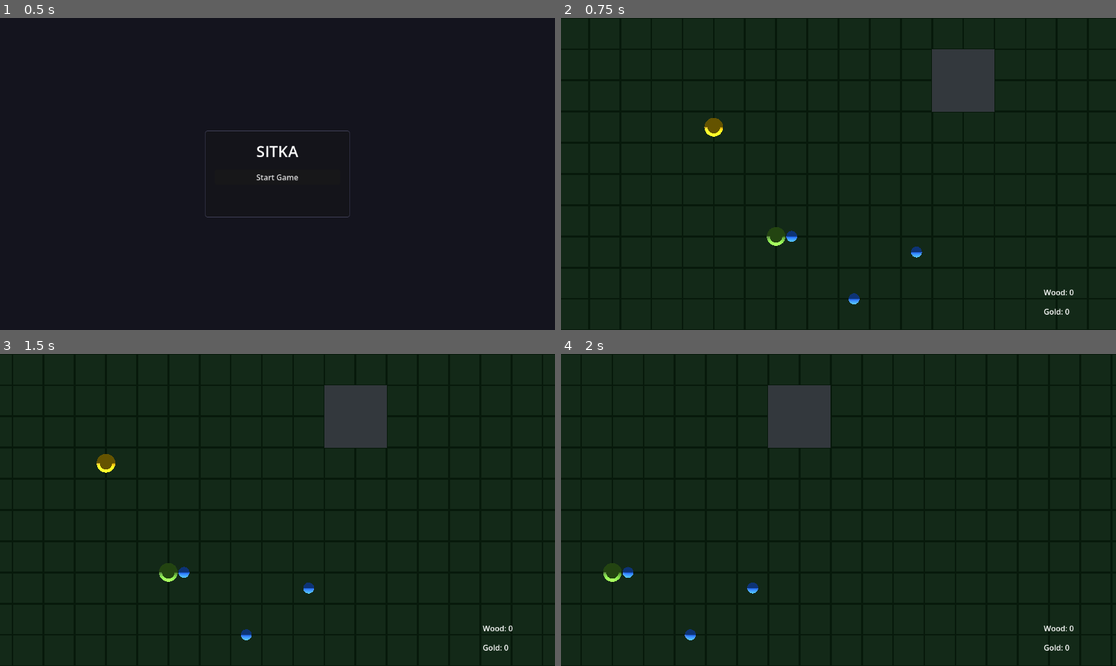
Above: before the commit, frames 1-4 (two rows, left to right).
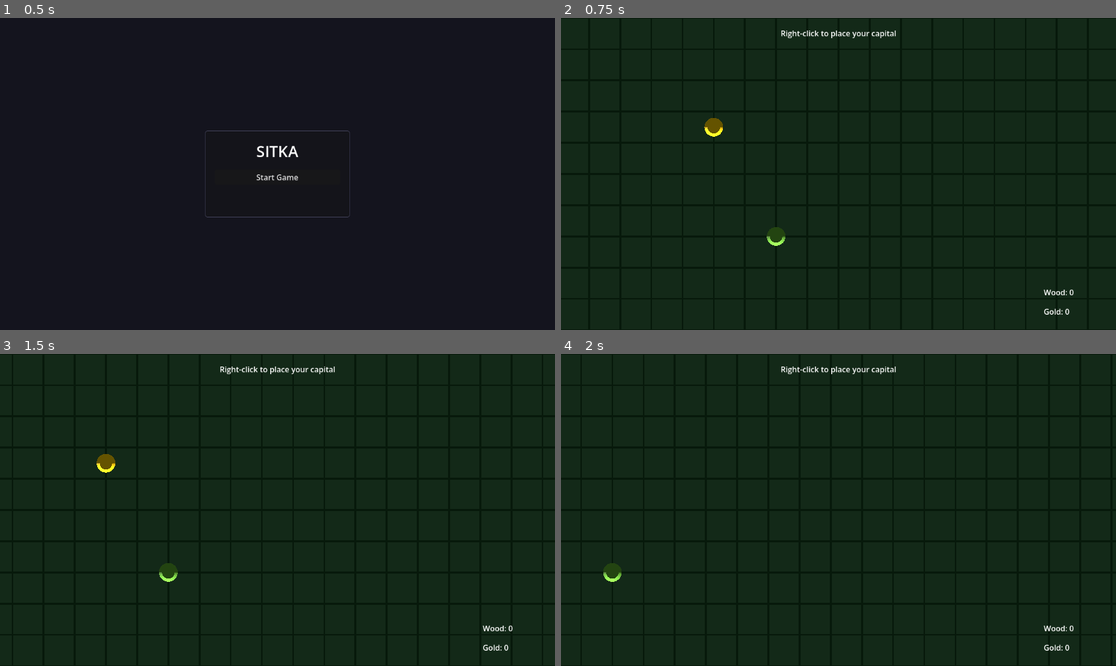
Above: after the commit, the same moments.

Repository: forsman5/sitka
Game: Godot game, scene res://scenes/ui/main_menu.tscn
Two runs of this game, one before a commit and one after it. Both use one fixed random seed, a clock stepped at 60 frames per second and the inputs below.
Inputs (mouse positions are in pixels of both pictures, inside the frame that each line leads up to):
- Up to frame 1 (0.5 s): no input
- Up to frame 2 (0.75 s): click "Start Game" at 0.5 s
- Up to frame 3 (1.5 s): tap Enter at 1.25 s; move the mouse to (399, 494) at 1.27 s; hold Right (ui_right) from 1.28 s (still down); click (399, 494) at 1.42 s
- Up to frame 4 (2 s): keep holding Right (ui_right)

Frame 1 is identical in both runs. In frame 2, 2.6% of the frame differs, in the area x 39-79%, y 4-92%; in frame 3, 2.6%; in frame 4, 2.6%.

Commit message:
Add capital placement phase on game start
World loads with settlers hidden and no capital. A right-click anywhere
on the ground places the capital and reveals the settlers, then the
PlacementManager frees itself. Hint label guides the player.

Co-Authored-By: Claude Sonnet 4.6 <noreply@anthropic.com>

Diff:
--- a/scenes/world/world.tscn
+++ b/scenes/world/world.tscn
@@ -4,7 +4,7 @@
 [ext_resource type="Script" path="res://scripts/world/world.gd" id="2_world"]
 [ext_resource type="PackedScene" path="res://scenes/entities/person.tscn" id="3_person"]
 [ext_resource type="PackedScene" path="res://scenes/entities/resource_node_gold.tscn" id="4_resource"]
-[ext_resource type="PackedScene" path="res://scenes/entities/building.tscn" id="5_building"]
+[ext_resource type="Script" path="res://scripts/world/placement_manager.gd" id="5_placement"]
 [ext_resource type="PackedScene" path="res://scenes/ui/hud.tscn" id="6_hud"]
 [ext_resource type="PackedScene" path="res://scenes/entities/resource_node_wood.tscn" id="7_wood"]
 [ext_resource type="PackedScene" path="res://scenes/ui/escape_menu.tscn" id="8_escape"]
@@ -97,12 +97,15 @@
 
 [node name="Person" parent="." instance=ExtResource("3_person")]
 position = Vector3(5, 0, 5)
+visible = false
 
 [node name="Person2" parent="." instance=ExtResource("3_person")]
 position = Vector3(-3, 0, 4)
+visible = false
 
 [node name="Person3" parent="." instance=ExtResource("3_person")]
 position = Vector3(1, 0, 8)
+visible = false
 
 [node name="ResourceNode" parent="." instance=ExtResource("4_resource")]
 position = Vector3(-8, 0, -3)
@@ -110,8 +113,23 @@
 [node name="ResourceNodeWood" parent="." instance=ExtResource("7_wood")]
 position = Vector3(-4, 0, 4)
 
-[node name="Building" parent="." instance=ExtResource("5_building")]
-position = Vector3(8, 0, -6)
+[node name="PlacementManager" type="Node" parent="."]
+script = ExtResource("5_placement")
+
+[node name="HintUI" type="CanvasLayer" parent="PlacementManager"]
+layer = 5
+
+[node name="HintLabel" type="Label" parent="PlacementManager/HintUI"]
+anchor_left = 0.5
+anchor_top = 0.0
+anchor_right = 0.5
+anchor_bottom = 0.0
+offset_left = -220.0
+offset_top = 20.0
+offset_right = 220.0
+offset_bottom = 50.0
+text = "Right-click to place your capital"
+horizontal_alignment = 1
 
 [node name="HUD" parent="." instance=ExtResource("6_hud")]
 
--- /dev/null
+++ b/scripts/world/placement_manager.gd
@@ -0,0 +1,34 @@
+extends Node
+
+const BuildingScene = preload("res://scenes/entities/building.tscn")
+
+var _active: bool = true
+
+func _input(event: InputEvent) -> void:
+	if not _active:
+		return
+	if event is InputEventMouseButton and event.button_index == MOUSE_BUTTON_RIGHT and event.pressed:
+		var pos := _raycast_y0(event.position)
+		if pos != Vector3.INF:
+			_place_capital(pos)
+			get_viewport().set_input_as_handled()
+
+func _place_capital(pos: Vector3) -> void:
+	_active = false
+	var building: Node3D = BuildingScene.instantiate() as Node3D
+	get_parent().add_child(building)
+	building.global_position = pos
+	for p in get_tree().get_nodes_in_group("persons"):
+		(p as Node3D).show()
+	queue_free()
+
+func _raycast_y0(screen_pos: Vector2) -> Vector3:
+	var camera := get_viewport().get_camera_3d()
+	var origin := camera.project_ray_origin(screen_pos)
+	var dir := camera.project_ray_normal(screen_pos)
+	if absf(dir.y) < 0.0001:
+		return Vector3.INF
+	var t := -origin.y / dir.y
+	if t < 0.0:
+		return Vector3.INF
+	return origin + dir * t
